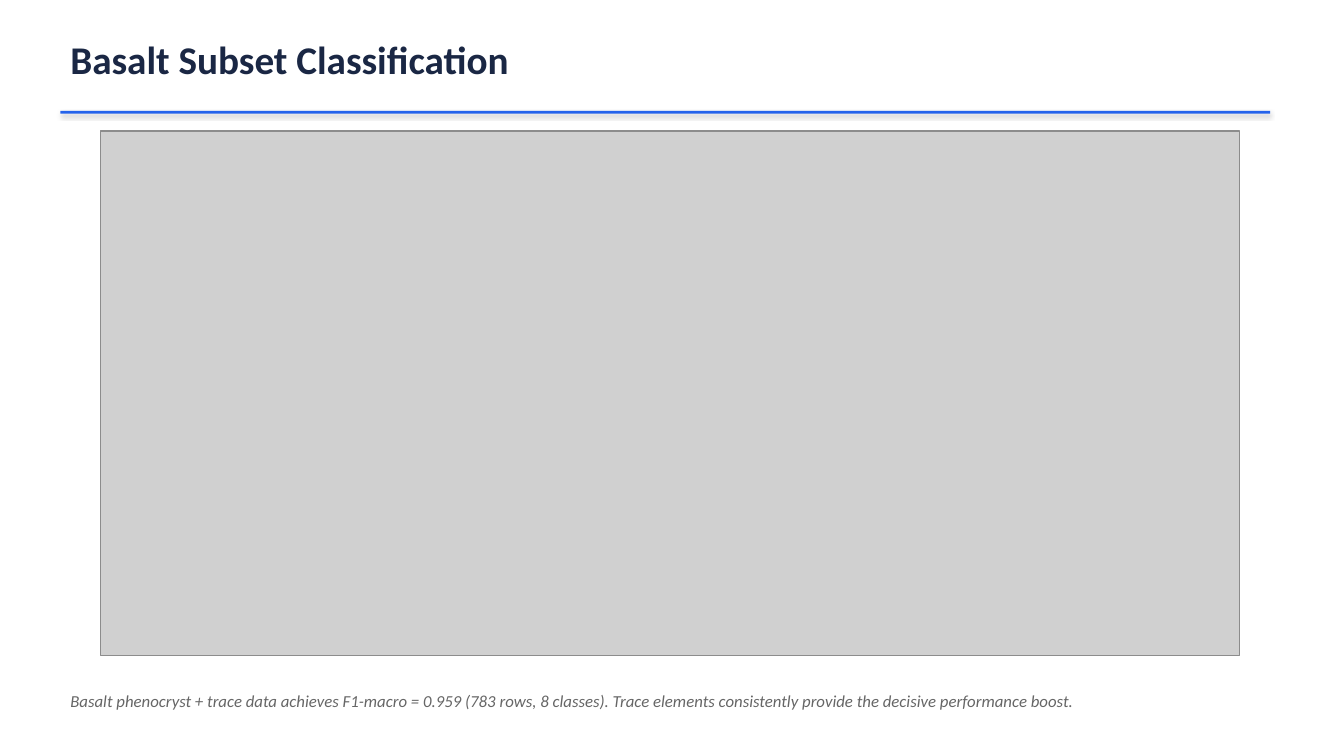
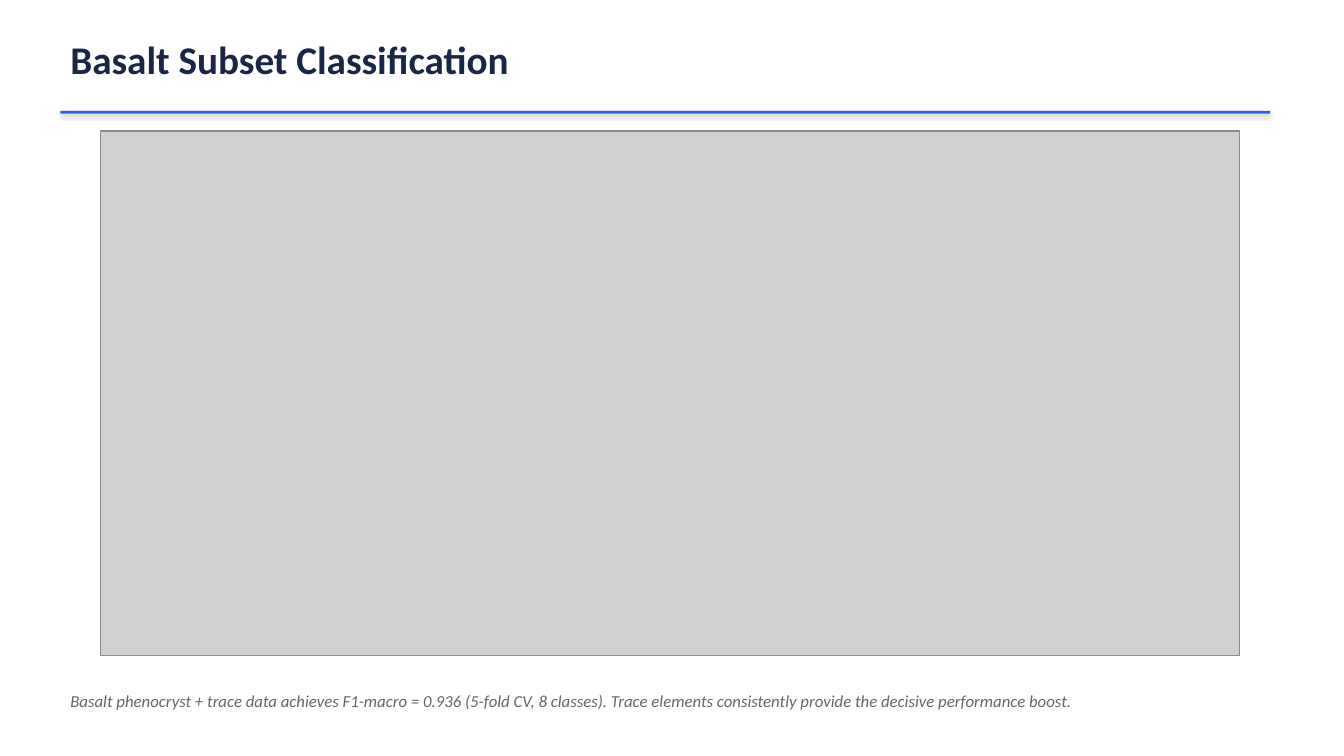
Before and after one commit to SteadfastAsArt/cpx-tectonic-dashboard, a slide deck: slide 15 of CPX_Tectonic_Classification.pptx (slide 12 before the commit). Drawn at 1344x756 pixels with LibreOffice and Linux fonts; fonts in the diff are those of the drawing; grey boxes stand for pictures. Boxes give left, top, right and bottom in pixels: in the first picture for what was removed or moved away, otherwise in the second. Text is boxed around its words. In the diff, an @@ line names an element or a change of style, - is before the commit and + after.

```diff
--- a/CPX_Tectonic_Classification.pptx
+++ b/CPX_Tectonic_Classification.pptx
@@ text at [70,695,1071,710]: text changed @@
-Basalt phenocryst + trace data achieves F1-macro = 0.959 (783 rows, 8 classes). Trace elements consistently provide the decisive performance boost.
+Basalt phenocryst + trace data achieves F1-macro = 0.936 (5-fold CV, 8 classes). Trace elements consistently provide the decisive performance boost.
```
Also in this commit, not shown: 1 other slide changed, 1 slide added, 2 slides removed, 2 other files.
